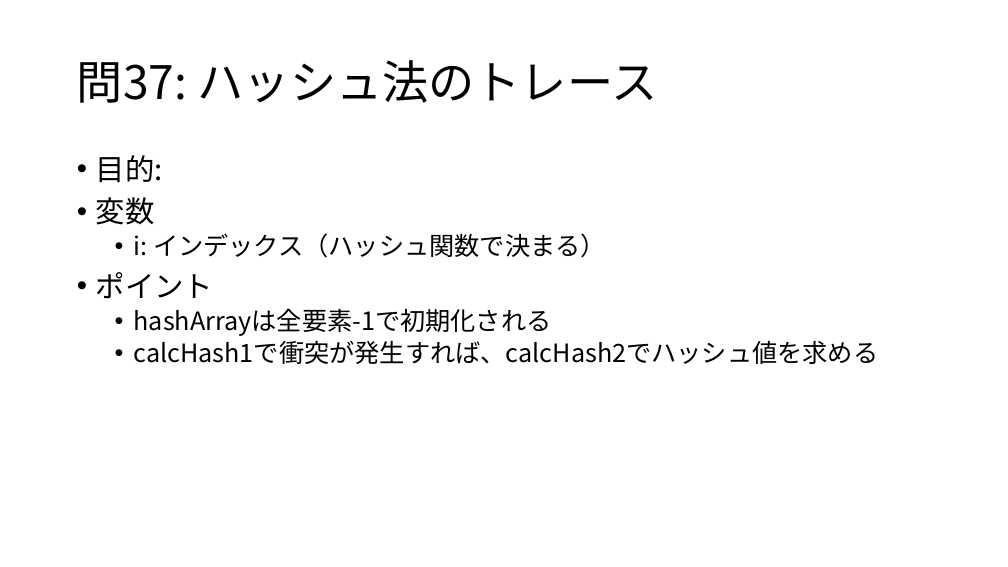
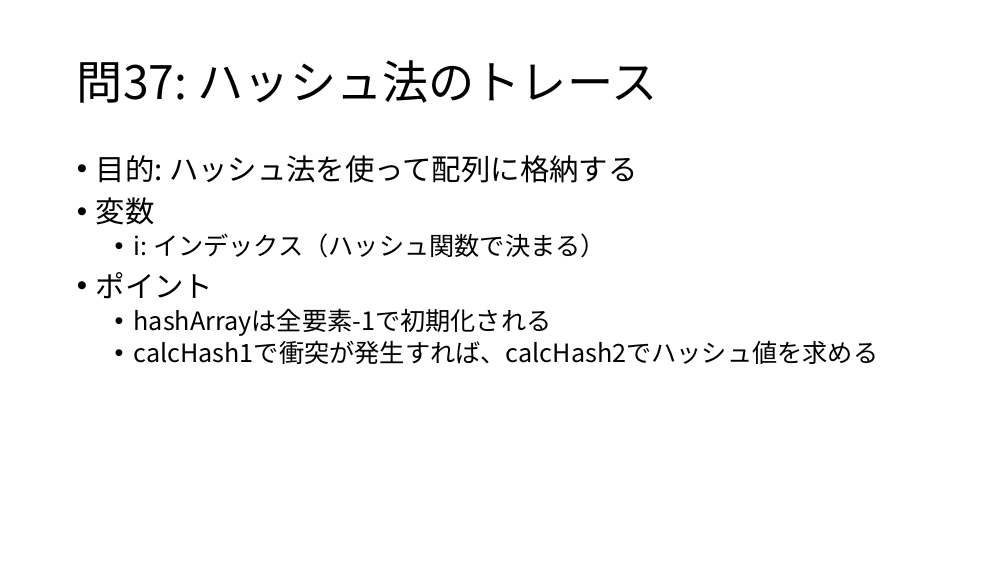
Before and after one commit to osamu377/FromZero, a slide deck: slide 3 of 問題集/問36-40.pptx. Drawn at 1008x567 pixels with LibreOffice and Linux fonts; fonts in the diff are those of the drawing. Boxes give left, top, right and bottom in pixels: in the first picture for what was removed or moved away, otherwise in the second. Text is boxed around its words. In the diff, an @@ line names an element or a change of style, - is before the commit and + after.

```diff
--- a/問題集/問36-40.pptx
+++ b/問題集/問36-40.pptx
@@ text at <box>96,155,637,183</box>: text changed @@
-• 目的:
+• 目的: ハッシュ法を使って配列に格納する
```
Also in this commit, not shown: 4 other slides changed, 15 other files.
